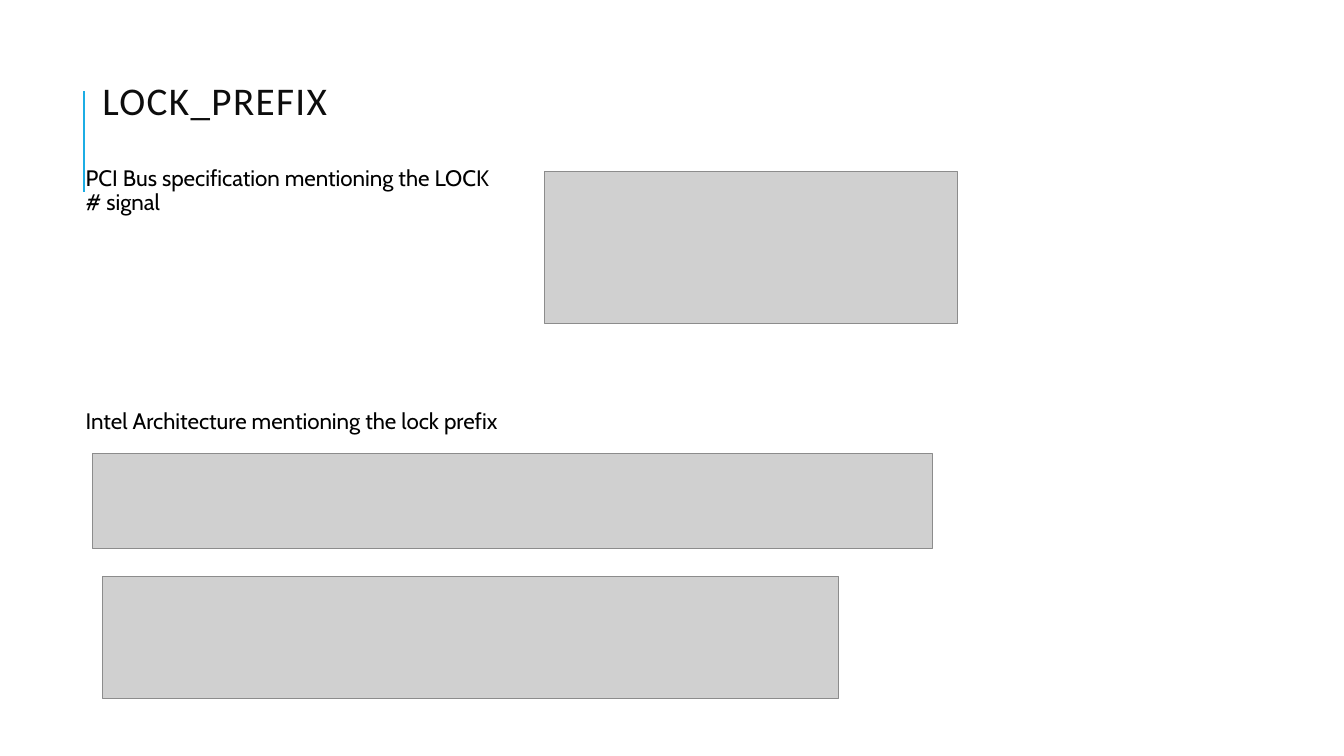
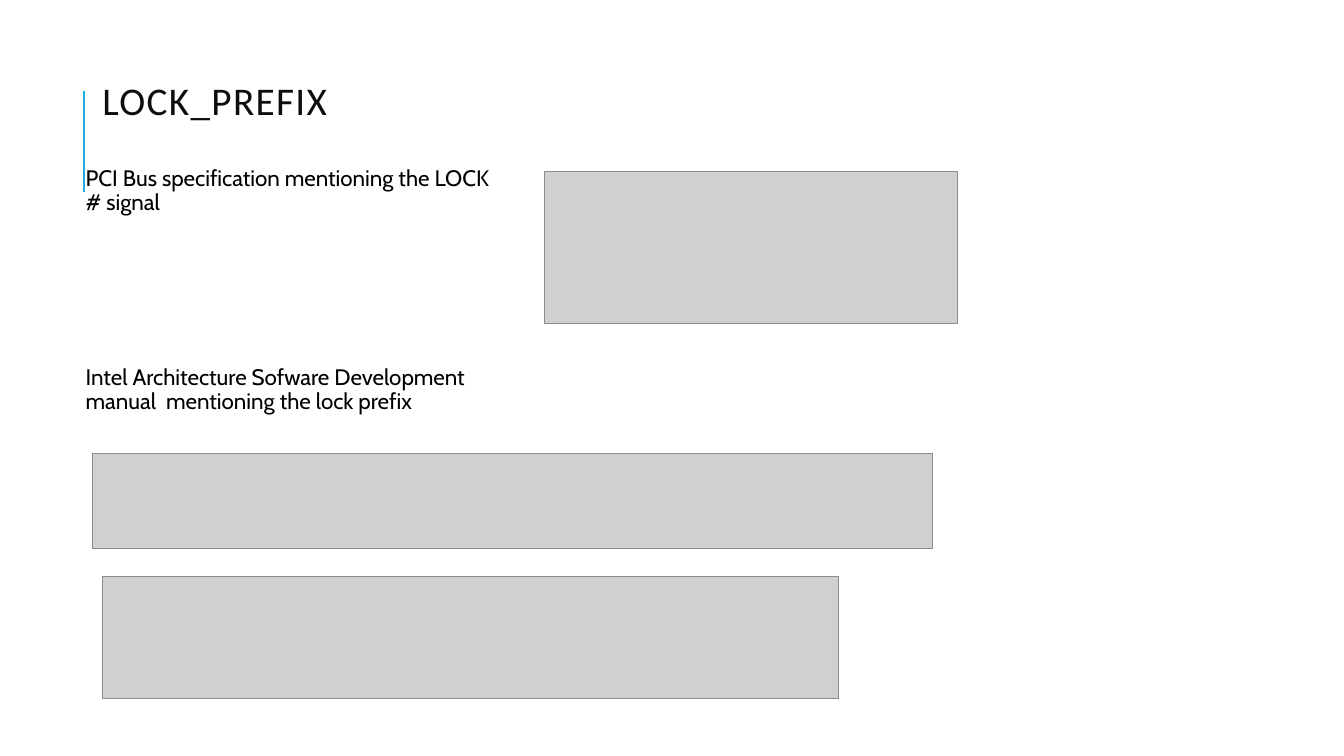
Before and after one commit to kundanthebest/osi2022, a slide deck: slide 7 of locking_presentation.pptx. Drawn at 1344x756 pixels with LibreOffice and Linux fonts; fonts in the diff are those of the drawing; grey boxes stand for pictures. Boxes give left, top, right and bottom in pixels: in the first picture for what was removed or moved away, otherwise in the second. Text is boxed around its words. In the diff, an @@ line names an element or a change of style, - is before the commit and + after.

```diff
--- a/locking_presentation.pptx
+++ b/locking_presentation.pptx
@@ text at [86, 368, 464, 415]: text changed @@
-  Intel Architecture mentioning the lock prefix
+  Intel Architecture Sofware Development manual mentioning the lock prefix
```
Also in this commit, not shown: 11 other slides changed.
